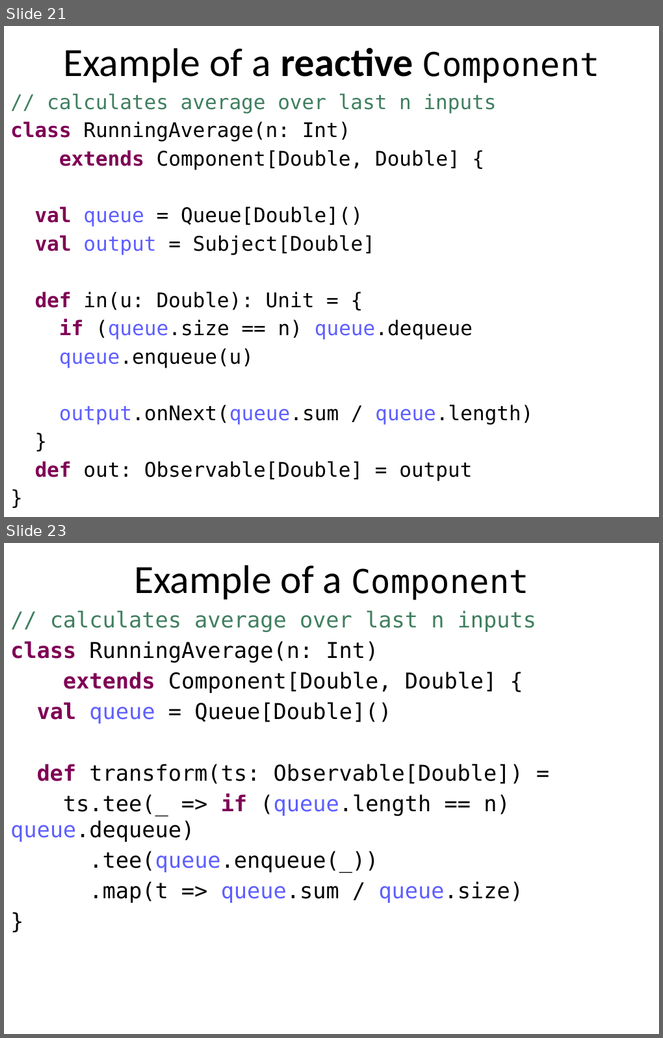
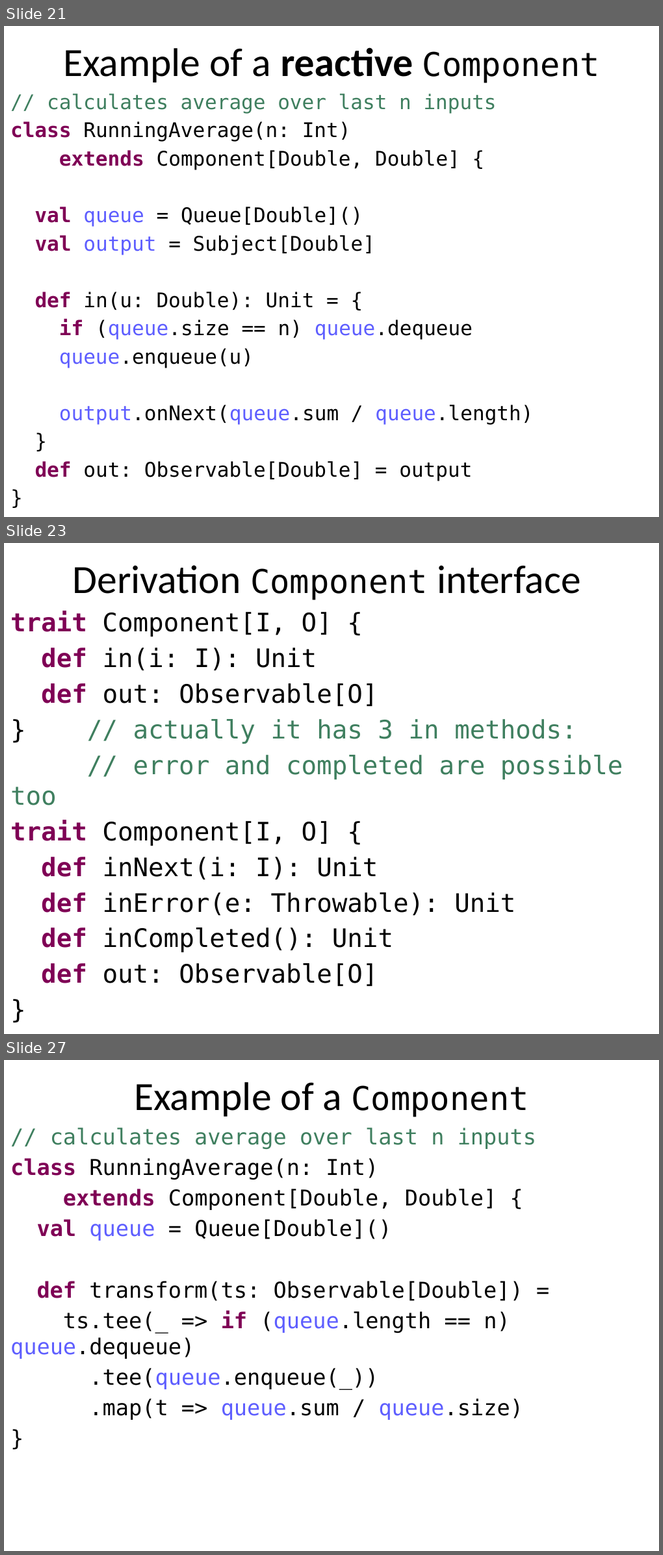
Before and after one commit to rvanheest/Thesis-Feedback-Control-Report-and-Presentation, a slide deck: Derivation of Component.pptx. Shown one above the other, each under a label of ours: slides 21 and 23 before the commit, slides 21, 23 and 27 after it; the slides between them are not shown. The pictures are 663x1038 and 663x1555 pixels, drawn with LibreOffice and Linux fonts; fonts in the diff are those of the drawing. Boxes give left, top, right and bottom in pixels: in the first picture for what was removed or moved away, otherwise in the second. Text is boxed around its words. In the diff, an @@ line names an element or a change of style, - is before the commit and + after.

Commit message:
Improved the derivation of the Component interface

```diff
--- a/Derivation of Component.pptx
+++ b/Derivation of Component.pptx
@@ slide 23 added at [4,543,659,1034], background #FFFFFF @@
@@ text added at [73,565,581,600], 44 pt, text #000000 @@
+Derivation Component interface
@@ text added at [10,611,623,987], 28 pt, text #000000 @@
+trait Component[I, O] {
+def in(i: I): Unit
+def out: Observable[O]
+} // actually it has 3 in methods:
+// error and completed are possible too
+trait Component[I, O] {
+def inNext(i: I): Unit
+def inError(e: Throwable): Unit
+def inCompleted(): Unit
+def out: Observable[O]
+}
@@ what was slide 23 is now slide 27 @@
```
Also in this commit, not shown: 1 slide changed, 3 other slides added.
